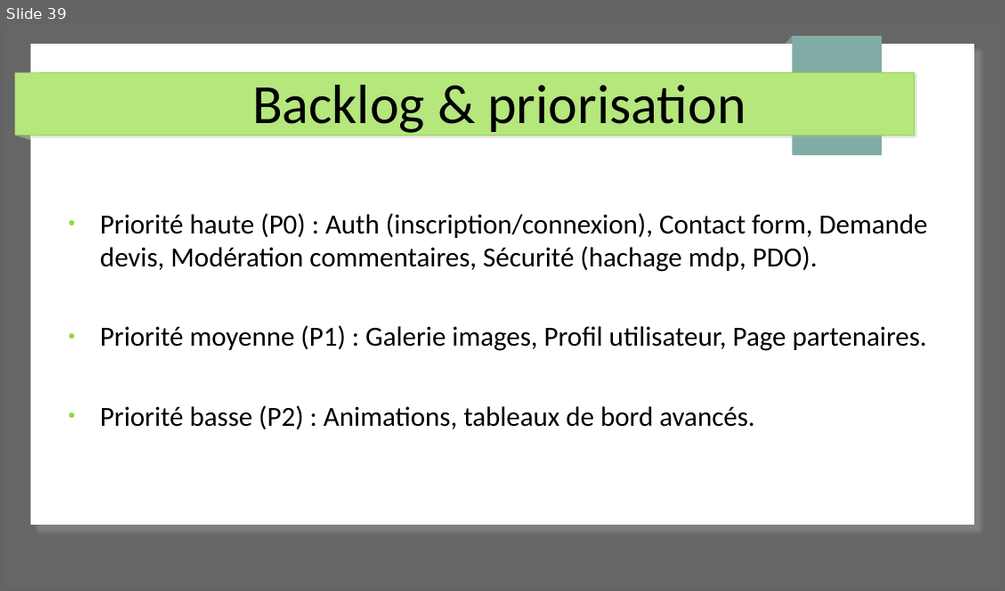
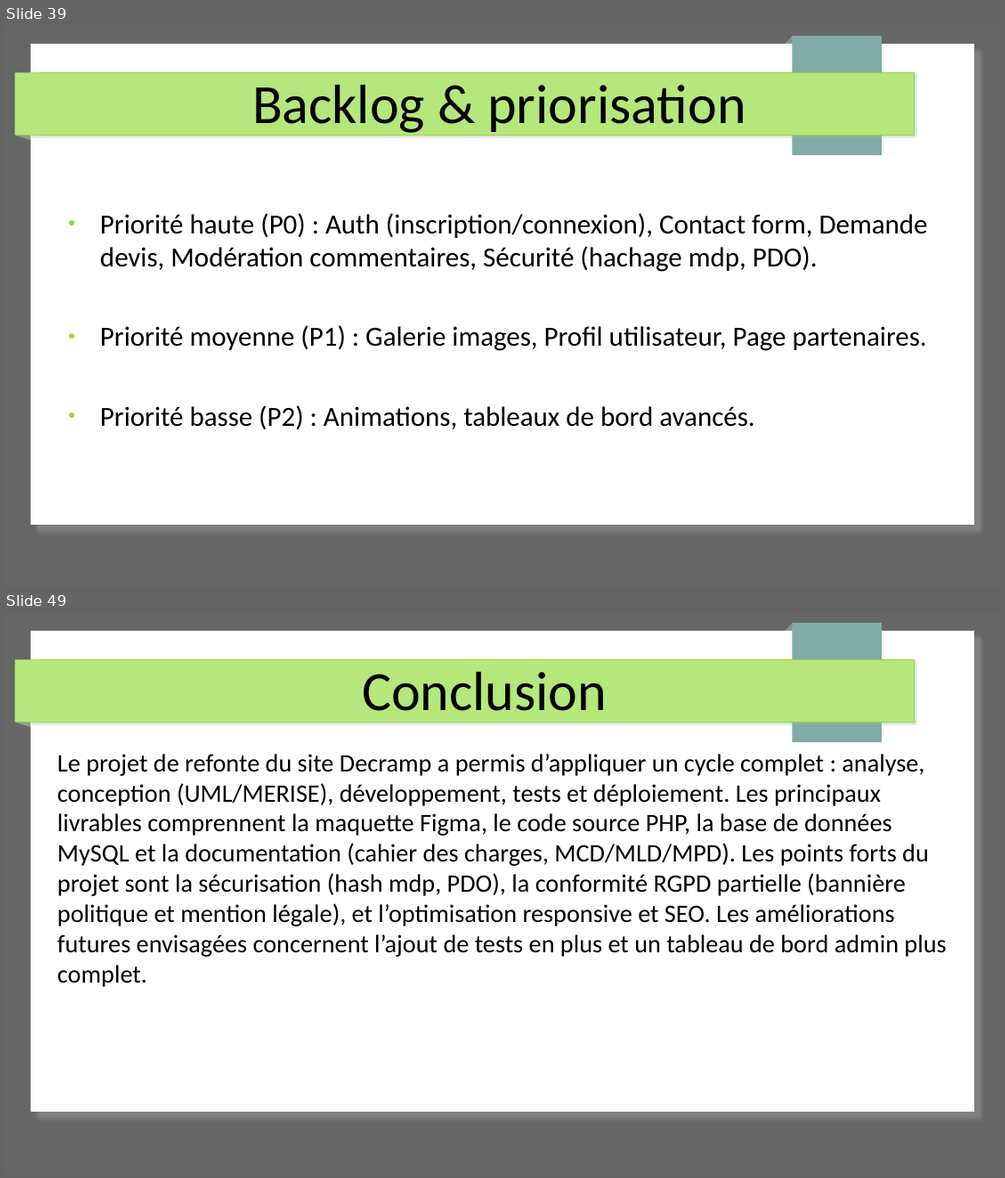
Before and after one commit to Cboukhal/project_exam, a slide deck: Document/projet_exam.odp. Shown one above the other, each under a label of ours: slide 39 before the commit, slides 39 and 49 after it; the slides between them are not shown. The pictures are 1005x591 and 1005x1178 pixels, drawn with LibreOffice and Linux fonts; fonts in the diff are those of the drawing. Boxes give left, top, right and bottom in pixels: in the first picture for what was removed or moved away, otherwise in the second. Text is boxed around its words. In the diff, an @@ line names an element or a change of style, - is before the commit and + after.

Commit message:
power_point

```diff
--- a/Document/projet_exam.odp
+++ b/Document/projet_exam.odp
@@ slide 49 added at [4,613,1001,1174], background #666666; not listed: 7 template elements that a slide beside it also shows @@
@@ title added at [362,672,607,724], 44 pt, text #000000 @@
+Conclusion
@@ text added at [57,754,946,987], 20 pt, text #000000 @@
+Le projet de refonte du site Decramp a permis d’appliquer un cycle complet : analyse, conception (UML/MERISE), développement, tests et déploiement. Les principaux livrables comprennent la maquette Figma, le code source PHP, la base de données MySQL et la documentation (cahier des charges, MCD/MLD/MPD). Les points forts du projet sont la sécurisation (hash mdp, PDO), la conformité RGPD partielle (bannière politique et mention légale), et l’optimisation responsive et SEO. Les améliorations futures envisagées concernent l’ajout de tests en plus et un tableau de bord admin plus complet.
```
Also in this commit, not shown: 9 other slides added, 11 slides removed, 7 other files.
